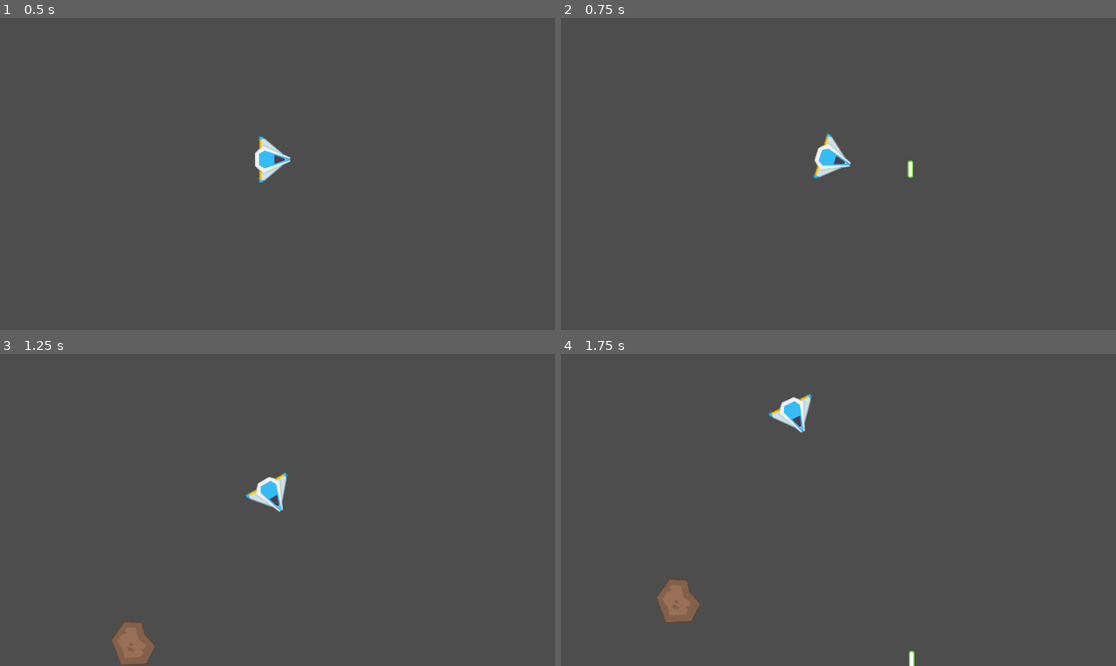
Above: before the commit, frames 1-4 (two rows, left to right).
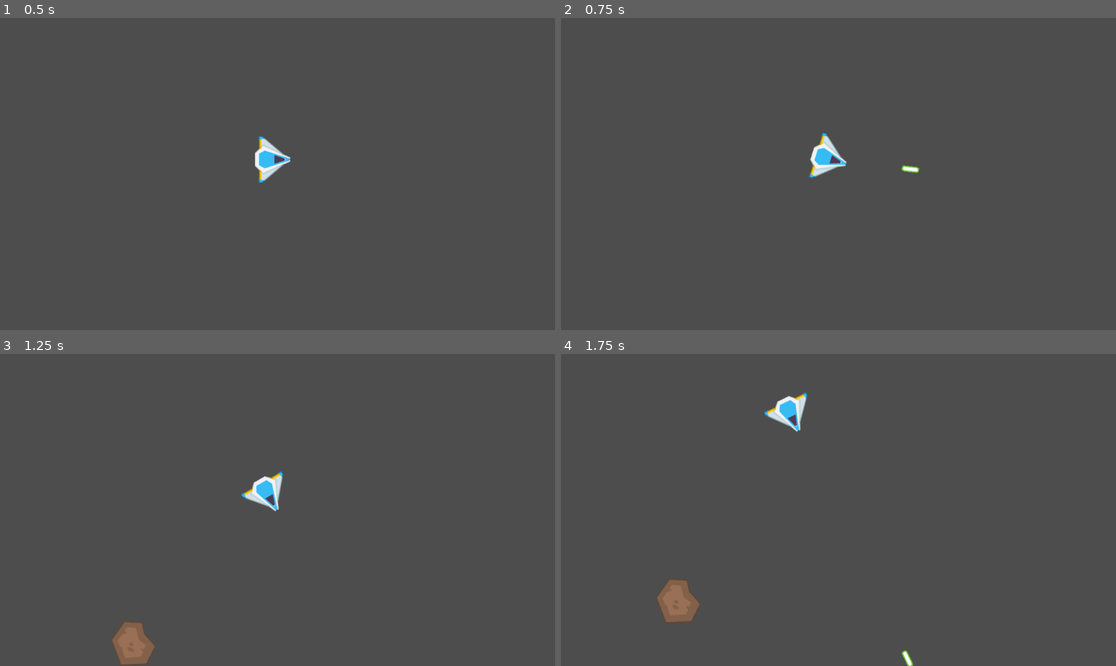
Above: after the commit, the same moments.

Repository: wsteo/asteroids-clone-godot
Game: Godot game, scene res://main.tscn
Same seed, same stepped clock (60 frames per second), same inputs: the game is played once before the commit and once after it.
Inputs:
- Up to frame 1 (0.5 s): no input
- Up to frame 2 (0.75 s): tap Enter at 0.5 s; hold D (right) from 0.53 s (still down); tap Space (shoot) at 0.6 s
- Up to frame 3 (1.25 s): keep holding D (right)
- Up to frame 4 (1.75 s): release D (right) at 1.28 s; hold S (down) from 1.28 s (still down); tap Space (shoot) at 1.35 s

Frame 1 is identical in both runs. In frame 2, 0.6% of the frame differs, in the area x 44-65%, y 36-52%; in frame 3, 0.5%; in frame 4, 0.6%, in the area x 36-64%, y 12-100%.

Commit message:
Add bullet shoot towards player facing direction

Diff:
--- /dev/null
+++ b/asteroid.gd
@@ -0,0 +1,19 @@
+extends RigidBody2D
+
+# Called when the node enters the scene tree for the first time.
+func _ready():
+	pass # Replace with function body.
+
+
+# Called every frame. 'delta' is the elapsed time since the previous frame.
+func _process(delta):
+	pass
+
+
+func _on_body_entered(body):
+	pass
+
+func _on_area_2d_area_entered(area):
+	print("Hit")
+	if (area.is_in_group("bullet")):
+		print("Hit")
--- a/asteroid.tscn
+++ b/asteroid.tscn
@@ -1,14 +1,18 @@
-[gd_scene load_steps=3 format=3 uid="uid://do2nfulxysuf2"]
+[gd_scene load_steps=5 format=3 uid="uid://do2nfulxysuf2"]
 
+[ext_resource type="Script" path="res://asteroid.gd" id="1_lxvkg"]
 [ext_resource type="Texture2D" uid="uid://dbsr22j585mht" path="res://kenney_space-shooter-redux/Spritesheet/sheet.png" id="1_qpb7u"]
 
 [sub_resource type="CircleShape2D" id="CircleShape2D_altf0"]
 radius = 43.0116
 
+[sub_resource type="CircleShape2D" id="CircleShape2D_napd1"]
+
 [node name="Asteroid" type="RigidBody2D"]
-collision_layer = 3
+collision_layer = 0
 collision_mask = 0
 gravity_scale = 0.0
+script = ExtResource("1_lxvkg")
 
 [node name="Sprite2D" type="Sprite2D" parent="."]
 texture = ExtResource("1_qpb7u")
@@ -17,3 +21,14 @@
 
 [node name="CollisionShape2D" type="CollisionShape2D" parent="."]
 shape = SubResource("CircleShape2D_altf0")
+disabled = true
+
+[node name="Area2D" type="Area2D" parent="."]
+collision_layer = 2
+collision_mask = 0
+
+[node name="CollisionShape2D" type="CollisionShape2D" parent="Area2D"]
+shape = SubResource("CircleShape2D_napd1")
+
+[connection signal="body_entered" from="." to="." method="_on_body_entered"]
+[connection signal="area_entered" from="Area2D" to="." method="_on_area_2d_area_entered"]
--- a/bullet.gd
+++ b/bullet.gd
@@ -5,4 +5,4 @@
 var velocity = Vector2(0,0)
 
 func _physics_process(delta):
-	move_and_collide(velocity.normalized() * delta * speed)
+	var collision_info = move_and_collide(velocity.normalized() * delta * speed)
--- a/bullet.tscn
+++ b/bullet.tscn
@@ -7,15 +7,18 @@
 radius = 6.0
 height = 36.0
 
-[node name="Bullet" type="RigidBody2D"]
+[node name="Bullet" type="RigidBody2D" groups=["bullet"]]
+collision_layer = 3
 collision_mask = 2
 gravity_scale = 0.0
 script = ExtResource("1_ix1ww")
 
 [node name="Sprite2D" type="Sprite2D" parent="."]
+rotation = 1.5708
 texture = ExtResource("1_mdsbw")
 region_enabled = true
 region_rect = Rect2(848.512, 738.486, 12.1617, 36.0799)
 
 [node name="CollisionShape2D" type="CollisionShape2D" parent="."]
+rotation = 1.5708
 shape = SubResource("CapsuleShape2D_1g7no")
--- a/player.gd
+++ b/player.gd
@@ -20,5 +20,4 @@
 		get_parent().add_child(bullet)
 		bullet.position = $BulletSpawnpoint.global_position
 		bullet.velocity = $BulletSpawnpoint.global_position - position
-
-	print(transform.get_rotation())
+		bullet.rotation = transform.get_rotation()
